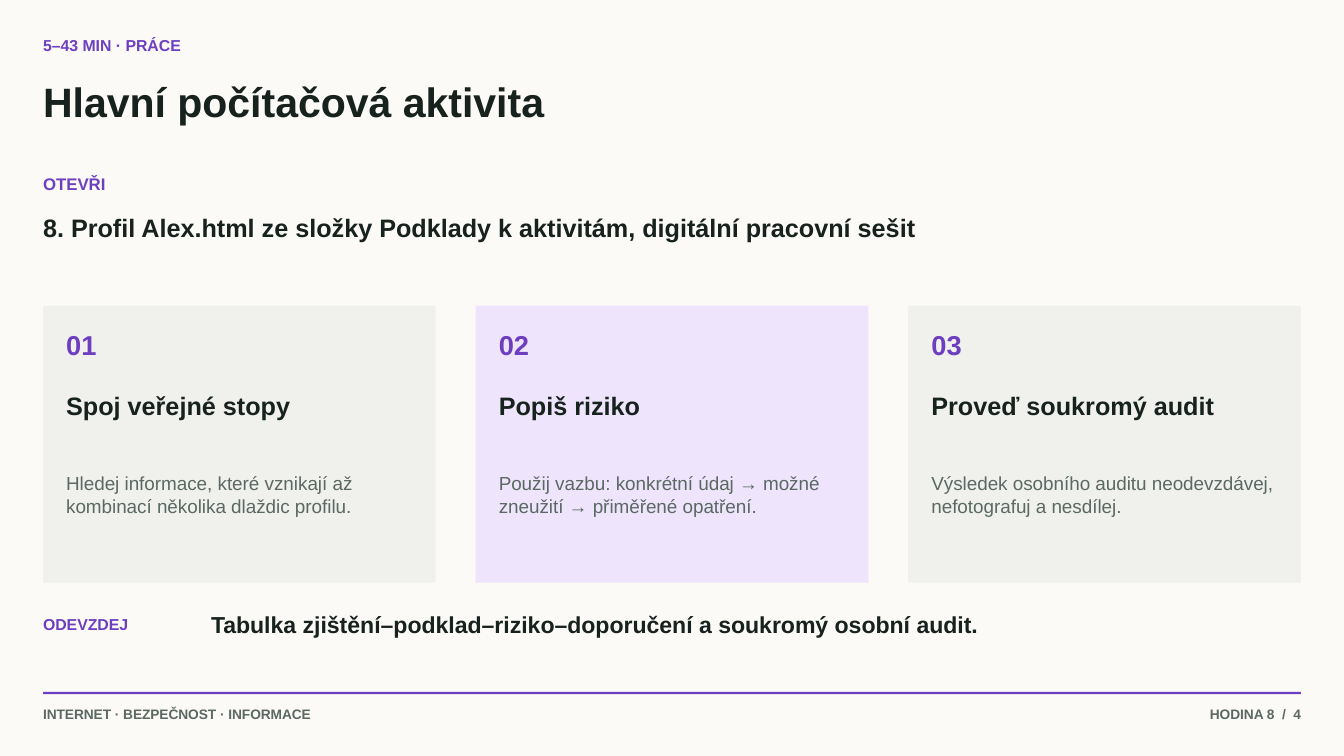
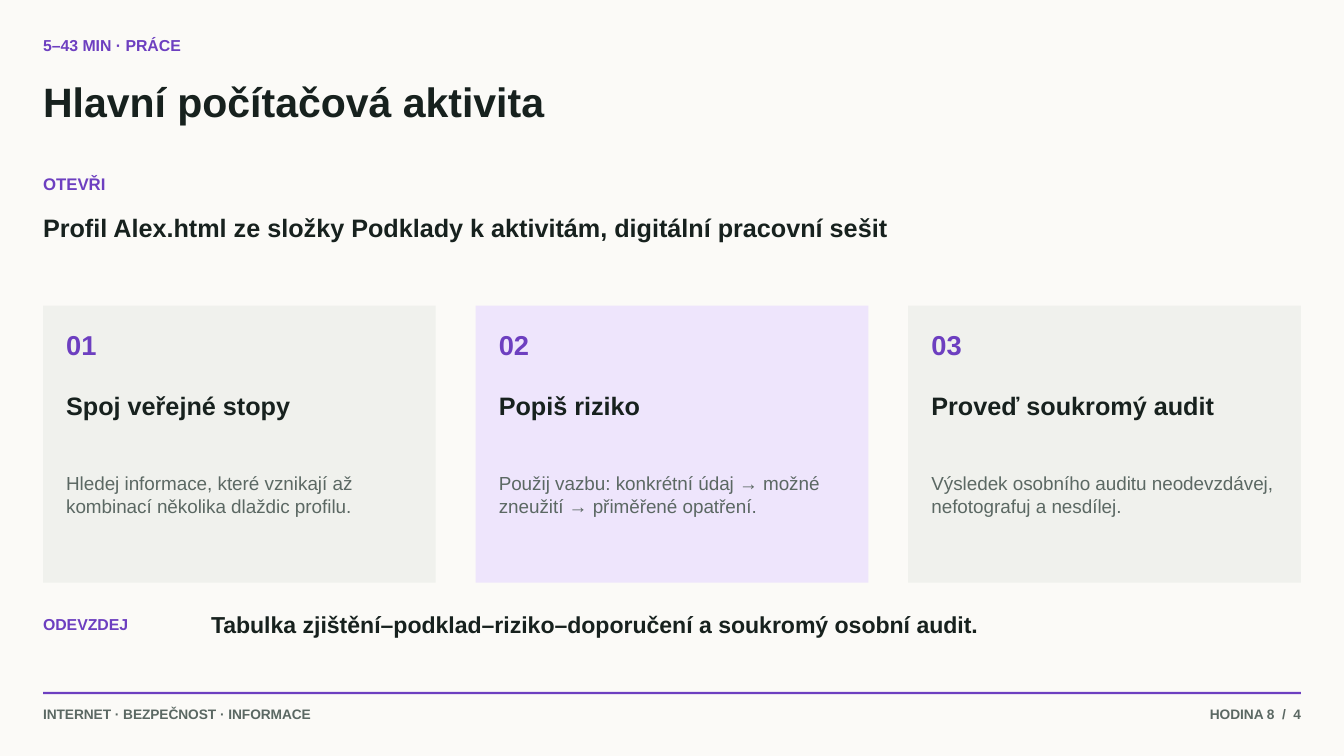
Before and after one commit to hlaska18/karel_hlas-web, a slide deck: slide 4 of public/materialy/1L/7/Prezentace k hodinám/8. Sociální sítě a digitální stopa.pptx. Drawn at 1344x756 pixels with LibreOffice and Linux fonts; fonts in the diff are those of the drawing. Boxes give left, top, right and bottom in pixels: in the first picture for what was removed or moved away, otherwise in the second. Text is boxed around its words. In the diff, an @@ line names an element or a change of style, - is before the commit and + after.

```diff
--- a/public/materialy/1L/7/Prezentace k hodinám/8. Sociální sítě a digitální stopa.pptx
+++ b/public/materialy/1L/7/Prezentace k hodinám/8. Sociální sítě a digitální stopa.pptx
@@ text at (x1=43, y1=218, x2=887, y2=242): text changed @@
-8. Profil Alex.html ze složky Podklady k aktivitám, digitální pracovní sešit
+Profil Alex.html ze složky Podklady k aktivitám, digitální pracovní sešit
```
Also in this commit, not shown: 5 other files.
